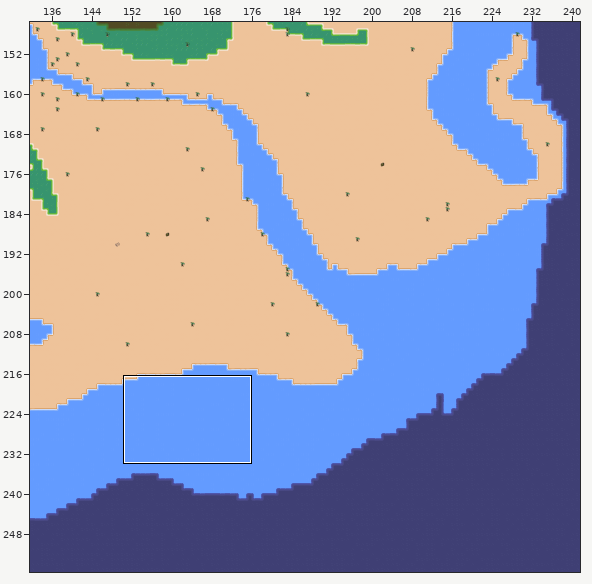
Level history. Tiled map (JSON): map/solidity.json. Above, an overview of the earlier version with the close-up marked.
Close-up. First the earlier version:
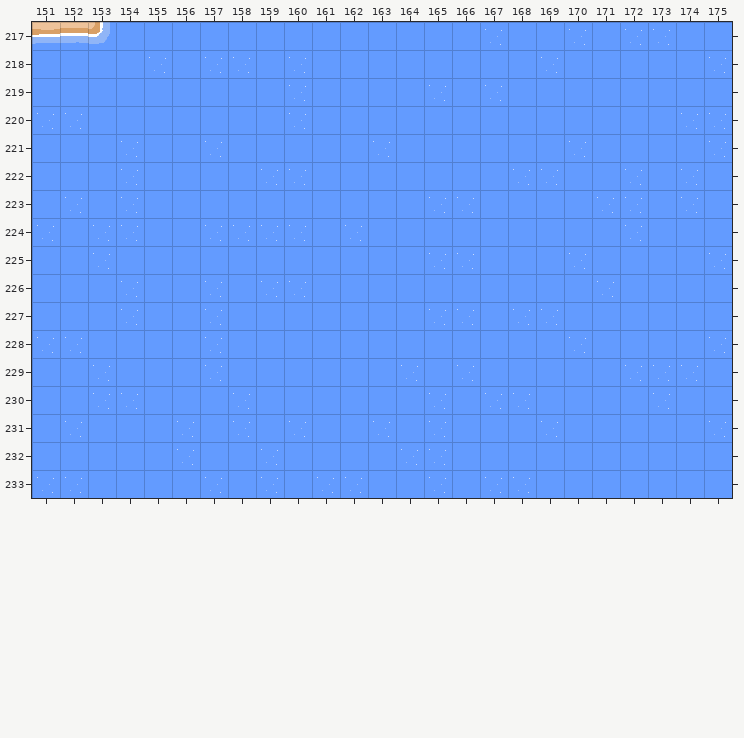
Cells are 32x32 px. Shown: x 151..175, y 217..233. The commit also changed other parts of the map, which this record leaves out. Tiles whose own drawing changed are shown in their newer look in all pictures.
After:
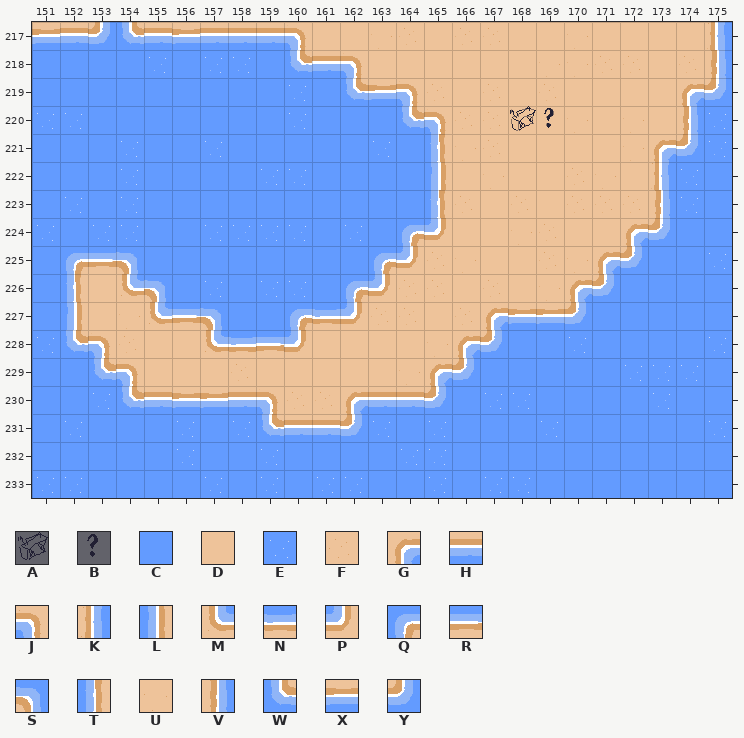
Key: from "basic-sprites": A 8 "Palm", B 9 "Palm"; from "solidterrain": C 0, D 1, E 16, F 17, G 32, H 33, J 34, K 48, L 50, M 64, N 65, P 66, Q 80, R 81, S 82, T 96, U 97, V 98, W 112, X 113, Y 114.
_ is an empty cell.
Tiles replaced or removed in this view: C, E.
Difference:
Changed rows in their new state; . is an unchanged cell.
Layer "terrain":
first column x 152:
217 ..WHXHHHJDDUFDFFDDUDDDDK
218 ........WHJDDDDDDUUFFDFV
219 ..........WXJFDFDFDDDDGY
220 ............WJFFDDUDUDV.
221 .............TUFDDDDUGY.
222 .............LDUDDFUDK..
223 .............TFDFDFFFV..
224 ............QPDDUFDDGY..
225 QRS........QPFUDDFUGY...
226 TDMS......QPFFDFDUGY....
227 LDUMRS..QNPFFDFGXXY.....
228 WJFDDMNRPDDDDUGY........
229 .WJDDDFDDDDDUGY.........
230 ..WHXXHJFFGHHY..........
231 .......WHHY.............
Layer "flora":
first column x 168:
220 AB
Changed places in both close-ups, as pixel boxes (x1, y1, x2, y2):
changed: (65, 22, 726, 437)
